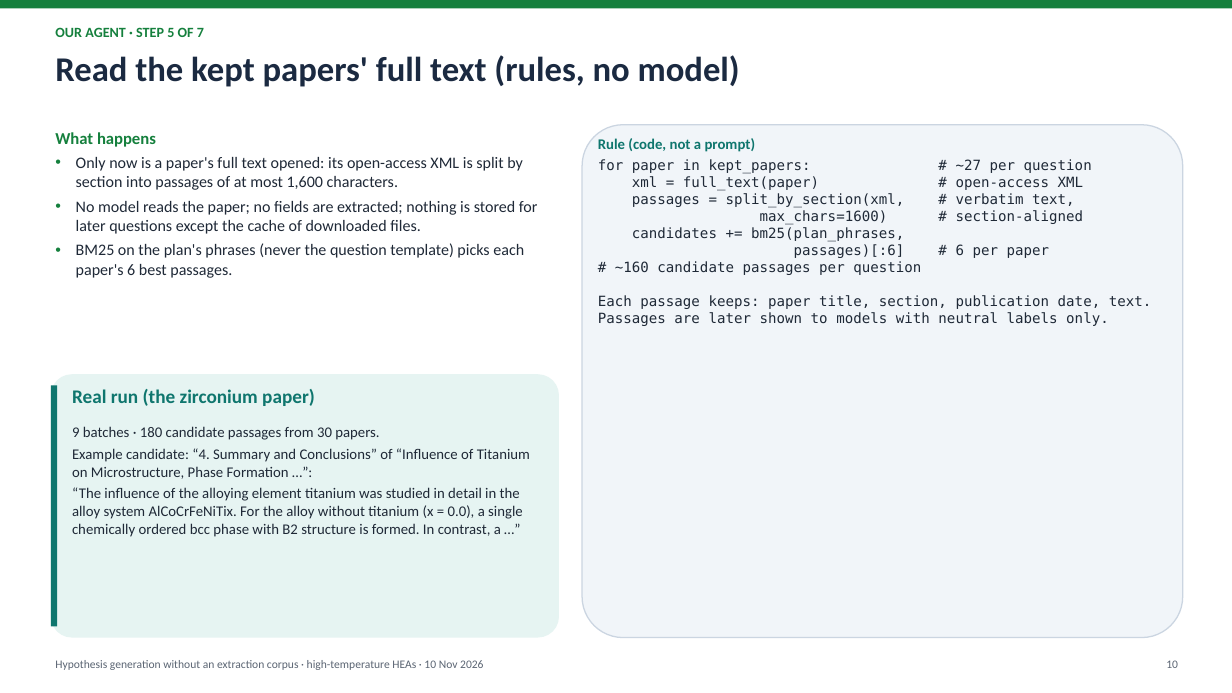
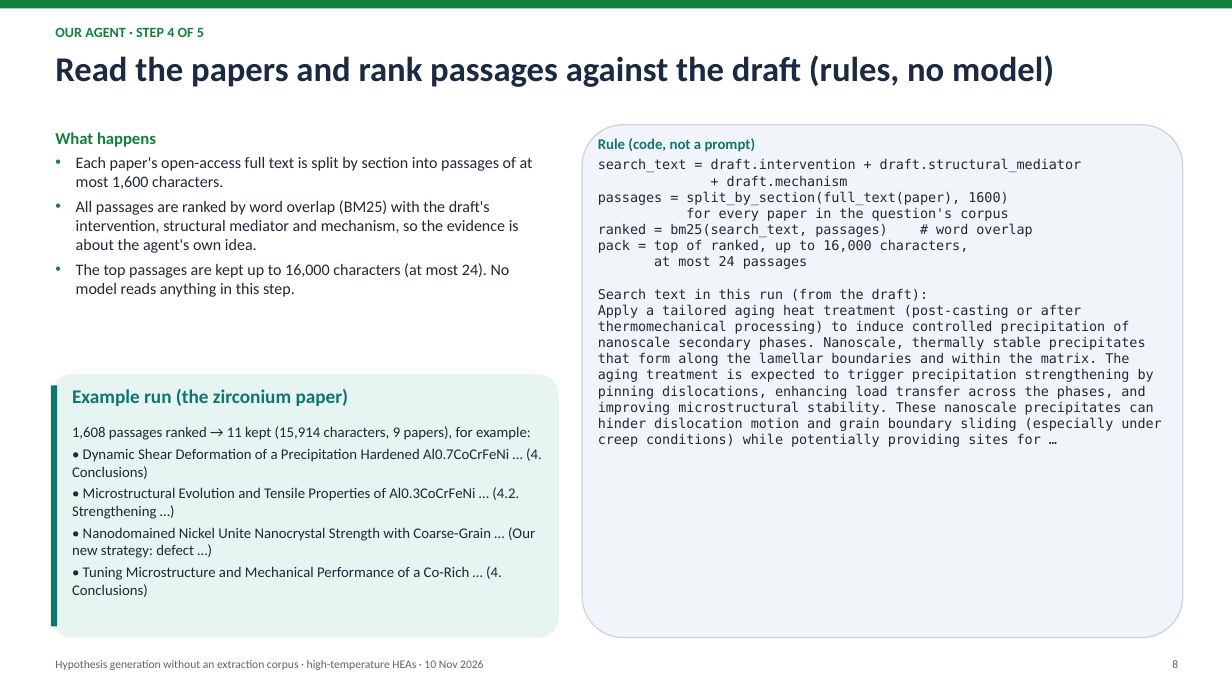
Before and after one commit to yadyneshsonale/materials-hypothesis-generation, a slide deck: slide 8 of presentations/2026-11-10_on_demand_retrieval/on_demand_hypothesis_generation_2026-11-10.pptx (slide 10 before the commit). Drawn at 1232x693 pixels with LibreOffice and Linux fonts; fonts in the diff are those of the drawing. Boxes give left, top, right and bottom in pixels: in the first picture for what was removed or moved away, otherwise in the second. Text is boxed around its words. In the diff, an @@ line names an element or a change of style, - is before the commit and + after.

```diff
--- a/presentations/2026-11-10_on_demand_retrieval/on_demand_hypothesis_generation_2026-11-10.pptx
+++ b/presentations/2026-11-10_on_demand_retrieval/on_demand_hypothesis_generation_2026-11-10.pptx
@@ text at (55, 27, 204, 37): text changed @@
-OUR AGENT · STEP 5 OF 7
+OUR AGENT · STEP 4 OF 5
@@ text at (55, 55, 1054, 87): text changed @@
-Read the kept papers' full text (rules, no model)
+Read the papers and rank passages against the draft (rules, no model)
@@ text at (76, 157, 533, 297): text changed @@
-• Only now is a paper's full text opened: its open-access XML is split by section into passages of at most 1,600 characters.
-• No model reads the paper; no fields are extracted; nothing is stored for later questions except the cache of downloaded files.
-• BM25 on the plan's phrases (never the question template) picks each paper's 6 best passages.
+• Each paper's open-access full text is split by section into passages of at most 1,600 characters.
+• All passages are ranked by word overlap (BM25) with the draft's intervention, structural mediator and mechanism, so the evidence is about the agent's own idea.
+• The top passages are kept up to 16,000 characters (at most 24). No model reads anything in this step.
@@ text at (598, 158, 1161, 447): text changed; size 11 to 10.5 pt @@
-for paper in kept_papers: # ~27 per question
-xml = full_text(paper) # open-access XML
-passages = split_by_section(xml, # verbatim text,
-max_chars=1600) # section-aligned
-candidates += bm25(plan_phrases,
-passages)[:6] # 6 per paper
-# ~160 candidate passages per question
-Each passage keeps: paper title, section, publication date, text.
-Passages are later shown to models with neutral labels only.
+search_text = draft.intervention + draft.structural_mediator
++ draft.mechanism
+passages = split_by_section(full_text(paper), 1600)
+for every paper in the question's corpus
+ranked = bm25(search_text, passages) # word overlap
+pack = top of ranked, up to 16,000 characters,
+at most 24 passages
+Search text in this run (from the draft):
+Apply a tailored aging heat treatment (post-casting or after thermomechanical processing) to induce controlled precipitation of nanoscale secondary phases. Nanoscale, thermally stable precipitates that form along the lamellar boundaries and within the matrix. The aging treatment is expected to trigger precipitation strengthening by pinning dislocations, enhancing load transfer across the phases, and improving microstructural stability. These nanoscale precipitates can hinder dislocation motion and grain boundary sliding (especially under creep conditions) while potentially providing sites for …
@@ text at (72, 389, 349, 406): text changed @@
-Real run (the zirconium paper)
+Example run (the zirconium paper)
@@ text at (72, 426, 542, 597): text changed @@
-9 batches · 180 candidate passages from 30 papers.
-Example candidate: “4. Summary and Conclusions” of “Influence of Titanium on Microstructure, Phase Formation …”:
-“The influence of the alloying element titanium was studied in detail in the alloy system AlCoCrFeNiTix. For the alloy without titanium (x = 0.0), a single chemically ordered bcc phase with B2 structure is formed. In contrast, a …”
+1,608 passages ranked → 11 kept (15,914 characters, 9 papers), for example:
+• Dynamic Shear Deformation of a Precipitation Hardened Al0.7CoCrFeNi … (4. Conclusions)
+• Microstructural Evolution and Tensile Properties of Al0.3CoCrFeNi … (4.2. Strengthening …)
+• Nanodomained Nickel Unite Nanocrystal Strength with Coarse-Grain … (Our new strategy: defect …)
+• Tuning Microstructure and Mechanical Performance of a Co-Rich … (4. Conclusions)
@@ text at (1172, 660, 1178, 668): text changed @@
-10
+8
```
Also in this commit, not shown: 13 other slides changed, 3 slides removed, 5 other files.
